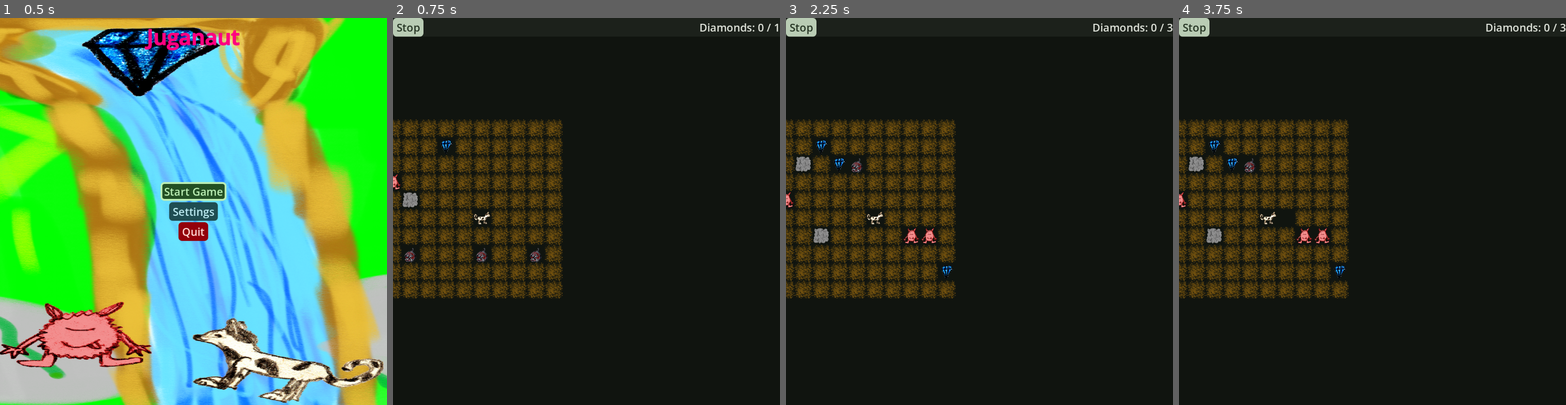
Above: before the commit, frames 1-4 (left to right).
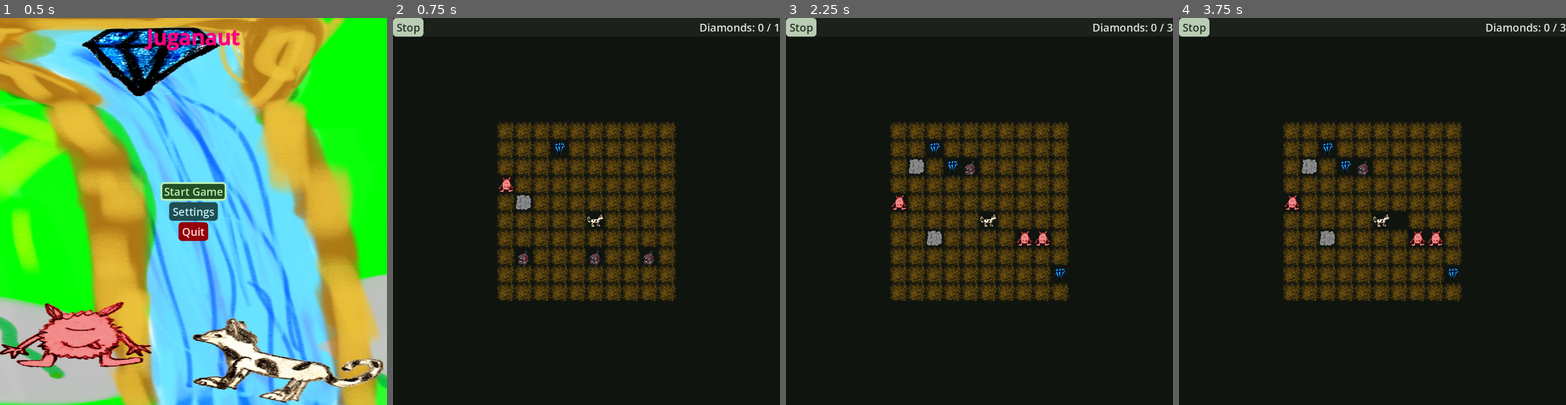
Above: after the commit, the same moments.

Repository: SirVincelot24/juganaut-godot
Game: Godot game, scene res://scenes/MainMenu.tscn
Two runs of this game, one before a commit and one after it. Both use one fixed random seed, a clock stepped at 60 frames per second and the inputs below.
Inputs (mouse positions are in pixels of both pictures, inside the frame that each line leads up to):
- Up to frame 1 (0.5 s): no input
- Up to frame 2 (0.75 s): click "Start Game" at 0.5 s
- Up to frame 3 (2.25 s): click "Stop" at 1.25 s; click "Start Game" at 2 s
- Up to frame 4 (3.75 s): tap Enter at 2.75 s; move the mouse to (1457, 192) at 2.77 s; hold D (movement.right) 2.78-3.5 s; click (1457, 192) at 2.92 s; tap Space at 3.5 s; drag from (1295, 230) to (1353, 288) at 3.52 s

Frame 1 is identical in both runs. In frame 2, 22% of the frame differs, in the area x 0-74%, y 26-74%; in frame 3, 22%; in frame 4, 21%.

Commit message:
center camera

Diff:
--- a/scenes/game.tscn
+++ b/scenes/game.tscn
@@ -128,6 +128,6 @@
 script = ExtResource("5_iywne")
 
 [node name="Camera2D" type="Camera2D" parent="." unique_id=594041342]
-offset = Vector2(566, 307)
+offset = Vector2(0, 50)
 
 [connection signal="game_over_signal" from="." to="Grid" method="game_over"]
--- a/scripts/BL/grid/grid.gd
+++ b/scripts/BL/grid/grid.gd
@@ -1,6 +1,7 @@
 extends TileMapLayer
 
 @export var max_size = Vector2i(10, 10)
+@export var player_pos = max_size / 2
 var world: WorldBuilder
 
 func game_over(reason: String):
@@ -18,10 +19,12 @@
 		Vector2i(1, 3),
 		Vector2i(1, 3),
 		Vector2i(1, 3),
-		Vector2i(5, 5))
+		player_pos)
 	$/root/Game.diamonds_in_game = world.diamonds_in_game
 	for child in get_children():
 		set_cell(local_to_map(child.position), child.type, Vector2i.ZERO)
+
+	$/root/Game/Camera2D.position = $/root/Game.to_global(map_to_local(player_pos / 10))
 
 func get_cell_pawn(cell, type = Pawn.CellType.PLAYER):
 	for node in get_children():
--- a/scripts/BL/world_builder.gd
+++ b/scripts/BL/world_builder.gd
@@ -57,19 +57,14 @@
 
 func set_world_item(coord: Vector2i, item: Pawn.CellType) -> void:
 	world[coord.x][coord.y] = item
-	print("placing %s at %s" % [Pawn.type_to_string(item), coord])
-	print(world)
 
 func place_items_on_grid():
 	var x = 0
 	var y = 0
 	print("placing items")
-	print(world)
 	for col in world:
-		print("col: ", col)
 		for item in col:
 			grid.set_cell(Vector2i(x, y), item, Vector2i.ZERO)
-			print(Pawn.type_to_string(item), Vector2i(x, y))
 			y+=1
 		y = 0
 		x+=1
